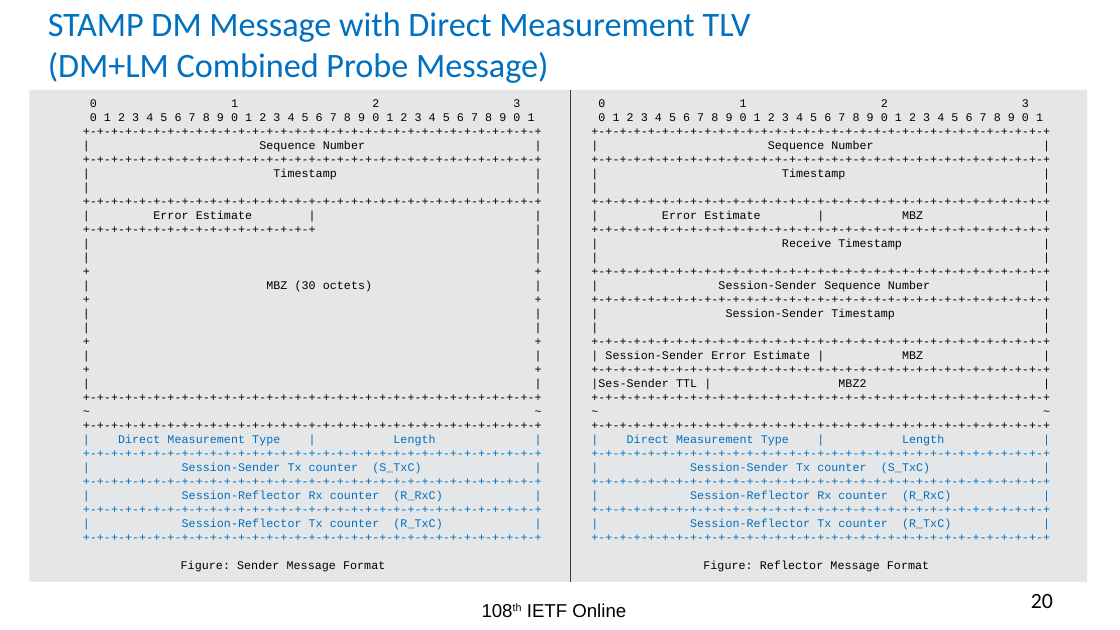
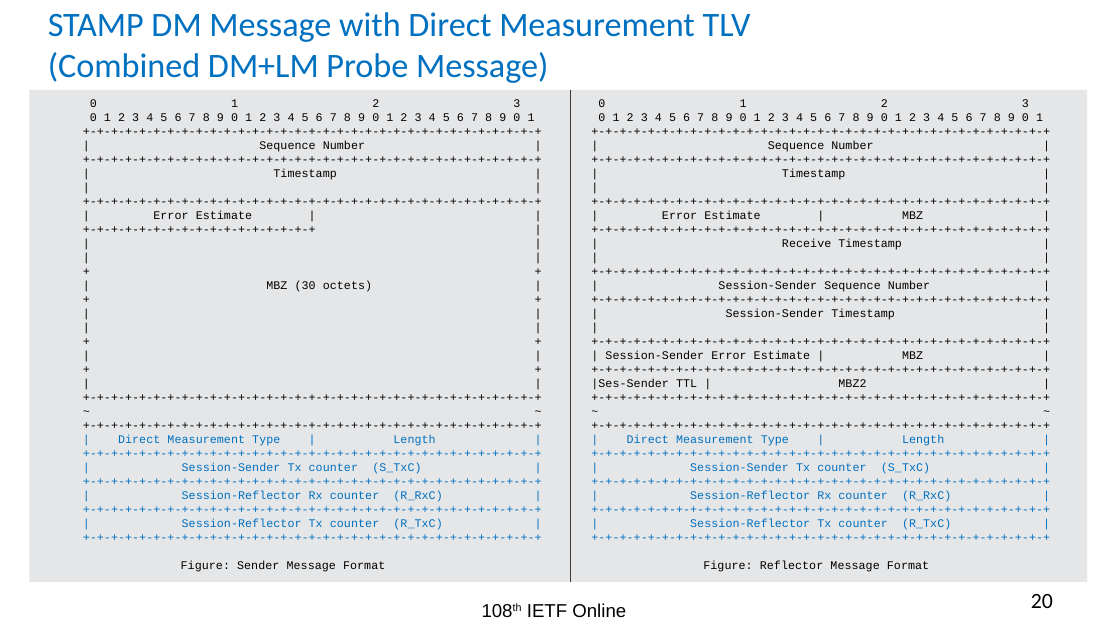
Before and after one commit to rakgandhi/ietf-slides, a slide deck: slide 20 of draft-gandhi-spring-stamp-srpm-01.pptx. Drawn at 1120x630 pixels with LibreOffice and Linux fonts; fonts in the diff are those of the drawing. Boxes give left, top, right and bottom in pixels: in the first picture for what was removed or moved away, otherwise in the second. Text is boxed around its words. In the diff, an @@ line names an element or a change of style, - is before the commit and + after.

```diff
--- a/draft-gandhi-spring-stamp-srpm-01.pptx
+++ b/draft-gandhi-spring-stamp-srpm-01.pptx
@@ title at <box>48,12,751,83</box>: text changed @@
-STAMP DM Message with Direct Measurement TLV
-(DM+LM Combined Probe Message)
+STAMP DM Message with Direct Measurement TLV
+(Combined DM+LM Probe Message)
```
Also in this commit, not shown: 5 other slides changed, 2 other files.
